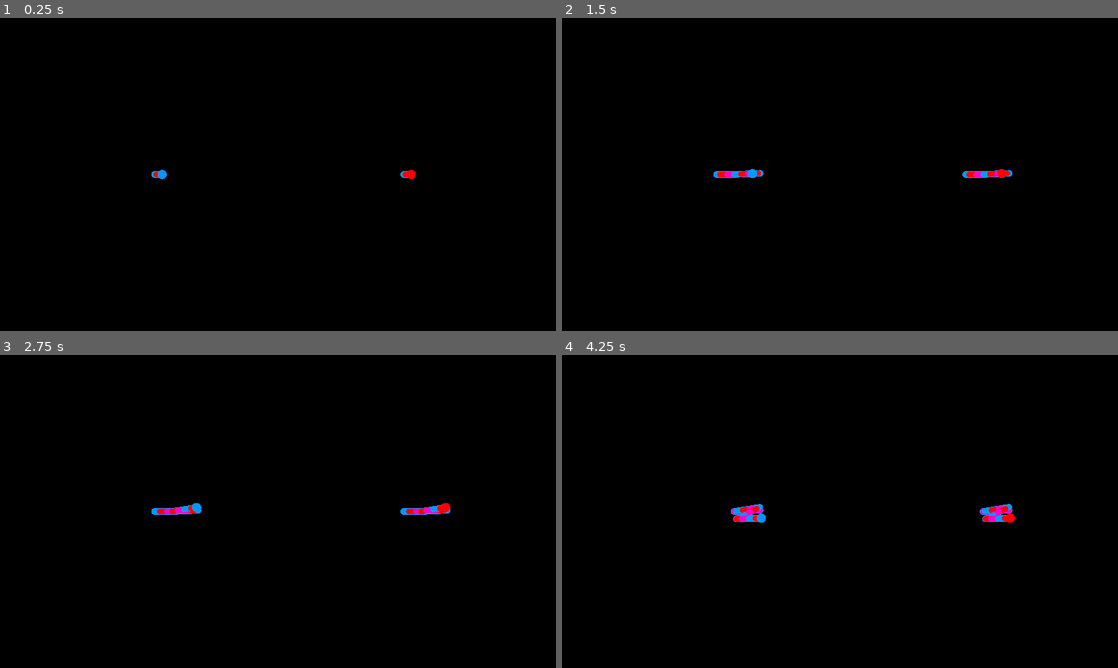
Above: before the commit, frames 1-4 (two rows, left to right).
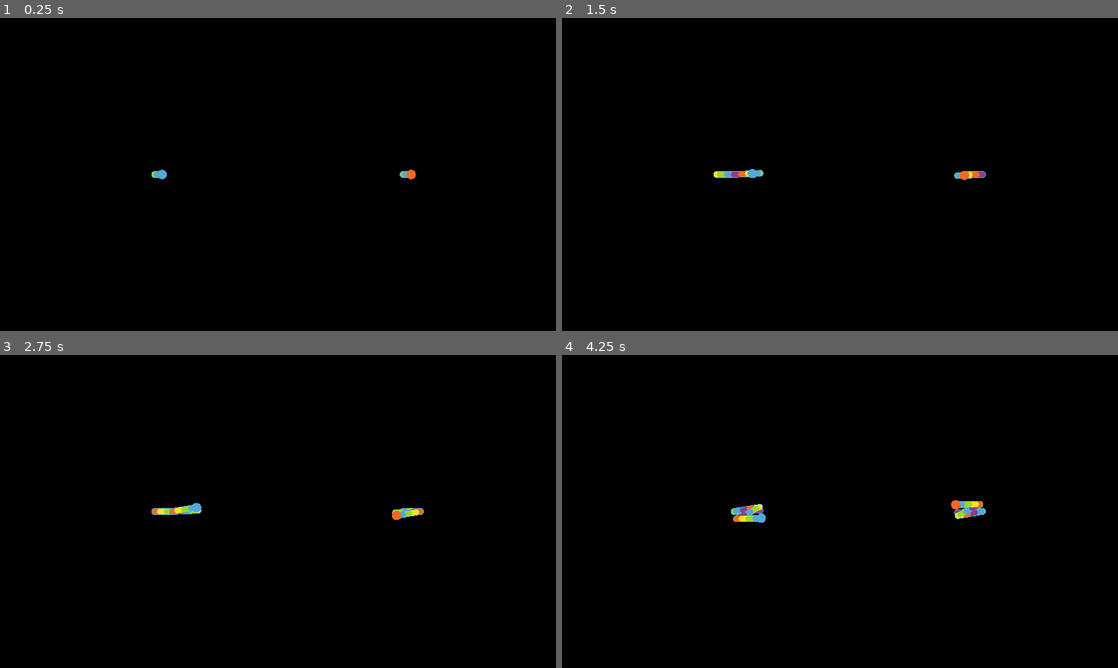
Above: after the commit, the same moments.

Repository: jcoombes/awesome-gmtk-game-jam-2021
Game: Godot game, scene res://Scenes/Level1.tscn
Same seed, same stepped clock (60 frames per second), same inputs: the game is played once before the commit and once after it. The project has no main scene, so this scene is started directly.
Inputs (mouse positions are in pixels of both pictures, inside the frame that each line leads up to):
- Up to frame 1 (0.25 s): no input
- Up to frame 2 (1.5 s): move the mouse to (867, 174) at 0.52 s; press the mouse at (867, 174) at 0.53 s; move the mouse to (812, 174) at 1.27 s; release the mouse at (812, 174) at 1.28 s; tap Space (replay) at 1.35 s
- Up to frame 3 (2.75 s): move the mouse to (289, 505) at 2.02 s; press the mouse at (289, 505) at 2.03 s
- Up to frame 4 (4.25 s): move the mouse to (834, 517) at 2.77 s; release the mouse at (834, 517) at 2.78 s; tap Space (replay) at 2.85 s; move the mouse to (878, 514) at 3.52 s; press the mouse at (878, 514) at 3.53 s

The runs differ from the first frame. In frame 1, 0.1% of the frame differs, in the area x 27-75%, y 48-52%; in frame 2, 0.4%; in frame 3, 0.5%; in frame 4, 0.8%, in the area x 30-82%, y 46-54%.

Commit message:
antiheads work now (and they are beautiful - potential for 5-ary snake expansion)

Diff:
--- a/Scenes/Antiplayer.tscn
+++ b/Scenes/Antiplayer.tscn
@@ -1,8 +1,8 @@
 [gd_scene load_steps=6 format=2]
 
 [ext_resource path="res://Scripts/Antiplayer.gd" type="Script" id=1]
-[ext_resource path="res://Scripts/Head.gd" type="Script" id=2]
-[ext_resource path="res://Assets/redcircle.png" type="Texture" id=3]
+[ext_resource path="res://Scripts/antihead.gd" type="Script" id=2]
+[ext_resource path="res://Assets/orange_circle.png" type="Texture" id=3]
 
 [sub_resource type="SpriteFrames" id=1]
 animations = [ {
@@ -15,7 +15,7 @@
 [sub_resource type="CapsuleShape2D" id=2]
 radius = 32.3043
 
-[node name="Player" type="Node2D"]
+[node name="Player2" type="Node2D"]
 script = ExtResource( 1 )
 
 [node name="Head" type="KinematicBody2D" parent="."]
--- a/Scenes/Player.tscn
+++ b/Scenes/Player.tscn
@@ -1,6 +1,6 @@
 [gd_scene load_steps=6 format=2]
 
-[ext_resource path="res://Assets/bluecircle.png" type="Texture" id=1]
+[ext_resource path="res://Assets/blue_circle.png" type="Texture" id=1]
 [ext_resource path="res://Scripts/Head.gd" type="Script" id=2]
 [ext_resource path="res://Scripts/Player.gd" type="Script" id=3]
 
@@ -15,7 +15,7 @@
 [sub_resource type="CapsuleShape2D" id=2]
 radius = 32.3043
 
-[node name="Player2" type="Node2D"]
+[node name="Player1" type="Node2D"]
 script = ExtResource( 3 )
 
 [node name="Head" type="KinematicBody2D" parent="."]
--- a/Scenes/Tail.tscn
+++ b/Scenes/Tail.tscn
@@ -1,28 +1,25 @@
-[gd_scene load_steps=8 format=2]
+[gd_scene load_steps=10 format=2]
 
 [ext_resource path="res://Scripts/Tail.gd" type="Script" id=1]
-[ext_resource path="res://Assets/redcircle.png" type="Texture" id=2]
-[ext_resource path="res://Assets/bluecircle.png" type="Texture" id=3]
-[ext_resource path="res://Assets/magentacircle.png" type="Texture" id=4]
+[ext_resource path="res://Assets/orange_circle.png" type="Texture" id=2]
+[ext_resource path="res://Assets/yellow_circle.png" type="Texture" id=4]
+[ext_resource path="res://Assets/green_circle.png" type="Texture" id=5]
+[ext_resource path="res://Assets/purple_circle.png" type="Texture" id=6]
+[ext_resource path="res://Assets/blue_circle.png" type="Texture" id=7]
 
 [sub_resource type="CapsuleShape2D" id=1]
 
-[sub_resource type="SpriteFrames" id=2]
+[sub_resource type="SpriteFrames" id=3]
 animations = [ {
-"frames": [ ExtResource( 4 ), ExtResource( 2 ), ExtResource( 3 ) ],
+"frames": [ ExtResource( 7 ) ],
 "loop": true,
 "name": "default",
 "speed": 5.0
-}, {
-"frames": [ ExtResource( 2 ), ExtResource( 4 ) ],
-"loop": true,
-"name": "New Anim",
-"speed": 1.0
 } ]
 
-[sub_resource type="SpriteFrames" id=3]
+[sub_resource type="SpriteFrames" id=4]
 animations = [ {
-"frames": [ ExtResource( 3 ) ],
+"frames": [ ExtResource( 7 ), ExtResource( 5 ), ExtResource( 4 ), ExtResource( 2 ), ExtResource( 6 ) ],
 "loop": true,
 "name": "default",
 "speed": 5.0
@@ -35,14 +32,13 @@
 [node name="CollisionShape2D" type="CollisionShape2D" parent="."]
 shape = SubResource( 1 )
 
-[node name="AnimatedSprite" type="AnimatedSprite" parent="."]
-frames = SubResource( 2 )
-frame = 1
-playing = true
-
 [node name="Background" type="AnimatedSprite" parent="."]
 scale = Vector2( 1.2, 1.2 )
 z_index = -1
 frames = SubResource( 3 )
 
+[node name="AnimatedSprite" type="AnimatedSprite" parent="."]
+frames = SubResource( 4 )
+playing = true
+
 [connection signal="area_entered" from="." to="." method="_on_Tail_area_entered"]
--- a/Scripts/Head.gd
+++ b/Scripts/Head.gd
@@ -18,17 +18,7 @@
 func _ready():
 	pass
 
-func _input(event):
-	if event is InputEventMouseMotion:
-		self.direction = event.relative.normalized()
-
-# Called every frame. 'delta' is the elapsed time since the previous frame.
-func _process(delta):
-	pass
-
-func _physics_process(delta):
-	# print(position)
-
+func physics_abstraction(delta, direction):
 	the_time += delta
 	if the_time > tail_spawn_rate:
 		var tail_ = tail.instance()
@@ -45,6 +35,18 @@
 		move_and_collide(reflect)
 
 
+func _input(event):
+	if event is InputEventMouseMotion:
+		self.direction = event.relative.normalized()
+
+# Called every frame. 'delta' is the elapsed time since the previous frame.
+func _process(delta):
+	pass
+
+func _physics_process(delta):
+	physics_abstraction(delta, direction)
+
+
 	# object "collision" contains information about the collision
 
 
--- a/Scripts/Tail.gd
+++ b/Scripts/Tail.gd
@@ -4,7 +4,7 @@
 # var a = 2
 # var b = "text"
 var the_time = 0
-var init_not_deadly = .5
+var init_not_deadly = .2
 var seconds_remaining = 3
 
 signal death
--- a/Scripts/antihead.gd
+++ b/Scripts/antihead.gd
@@ -1,53 +1,13 @@
-extends KinematicBody2D
-
-signal death
-
-var tail = load("res://Scenes/Antitail.tscn")
-
-var speed = 2
-var direction = Vector2(-1, 0)
-var tail_spawn_rate = 0.05
-var the_time = 0
-
-
-func on_death():
-	# print("ohno")
-	emit_signal("death")
+extends "res://Scripts/Head.gd"
 
 # Called when the node enters the scene tree for the first time.
 func _ready():
-	pass
+	print('Im a antihead and I am ready')
+	direction = Vector2(-1, 0)
 
 func _input(event):
 	if event is InputEventMouseMotion:
-		self.direction = -event.relative.normalized()
-
-# Called every frame. 'delta' is the elapsed time since the previous frame.
-func _process(delta):
-	pass
+		direction = event.relative.normalized()
 
 func _physics_process(delta):
-	# print(position)
-
-	the_time += delta
-	if the_time > tail_spawn_rate:
-		var tail_ = tail.instance()
-		tail_.position = position
-		tail_.connect('death', self, 'on_death')
-		get_parent().add_child(tail_)
-
-		the_time -= tail_spawn_rate
-
-	var collision = move_and_collide(direction * speed)
-	if collision:
-		var reflect = collision.remainder.bounce(collision.normal)
-		direction = direction.bounce(collision.normal)
-		move_and_collide(reflect)
-
-
-	# object "collision" contains information about the collision
-
-
-
-func _on_Player_death():
-	pass # Replace with function body.
+	.physics_abstraction(delta, -1 * direction * speed)
